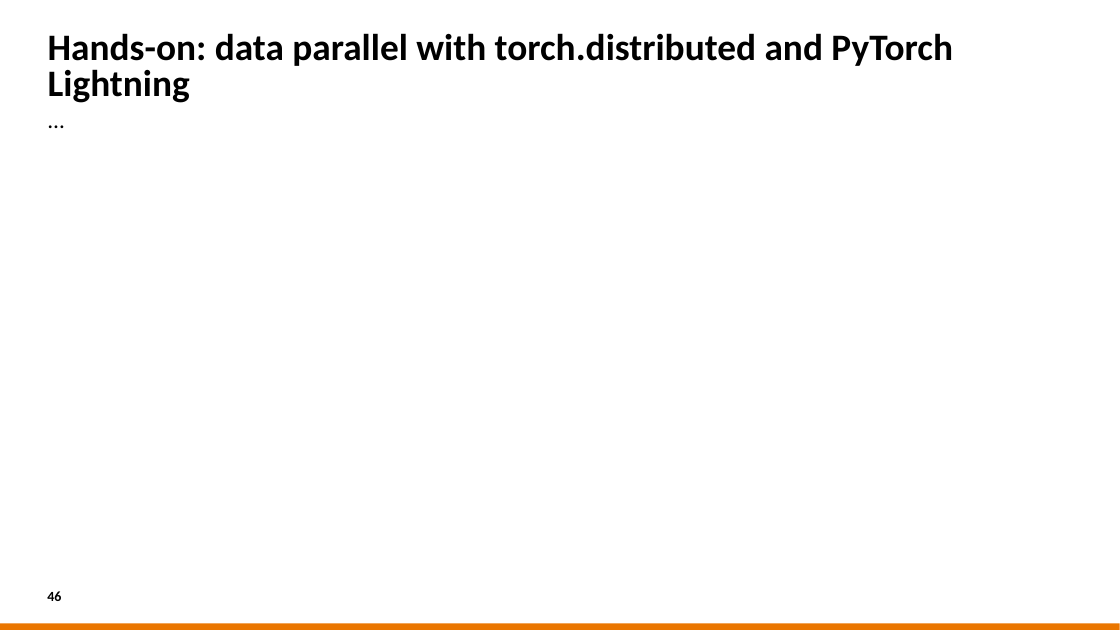
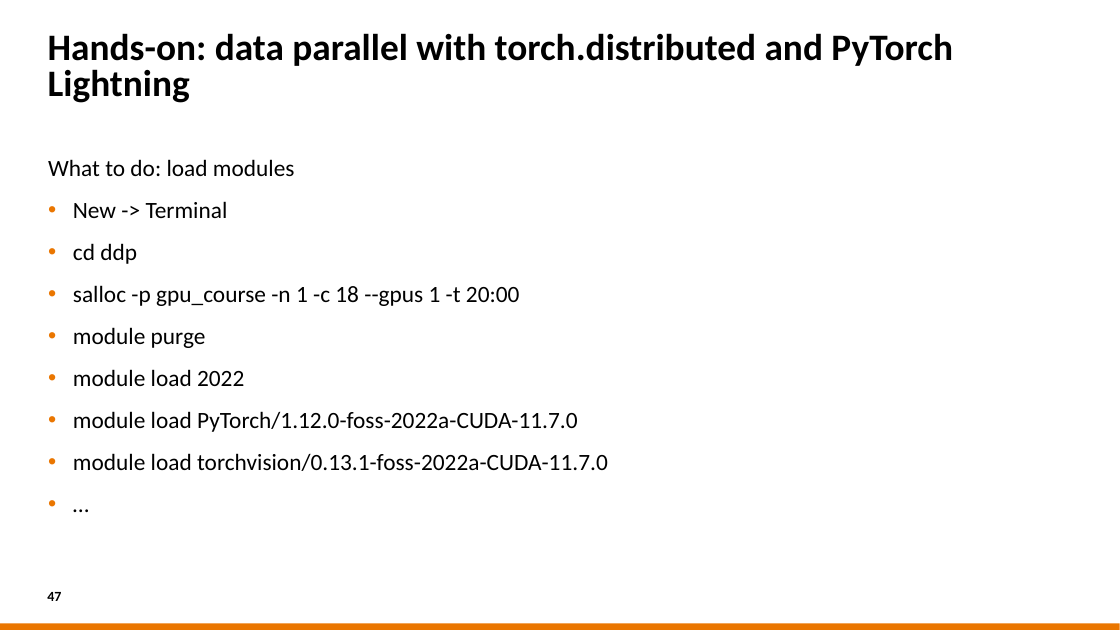
Before and after one commit to sara-nl/MLonHPC_May2023, a slide deck: slide 47 of Parallel_Computing_for_DL.pptx (slide 46 before the commit). Drawn at 1120x630 pixels with LibreOffice and Linux fonts; fonts in the diff are those of the drawing; background and template pictures are left out. Boxes give left, top, right and bottom in pixels: in the first picture for what was removed or moved away, otherwise in the second. Text is boxed around its words. In the diff, an @@ line names an element or a change of style, - is before the commit and + after.

Commit message:
add a few slides for hands-on

```diff
--- a/Parallel_Computing_for_DL.pptx
+++ b/Parallel_Computing_for_DL.pptx
@@ text at [48, 159, 608, 471]: paragraphs added @@
+What to do: load modules
+• New -> Terminal
+• cd ddp
+• salloc -p gpu_course -n 1 -c 18 --gpus 1 -t 20:00
+• module purge
+• module load 2022
+• module load PyTorch/1.12.0-foss-2022a-CUDA-11.7.0
+• module load torchvision/0.13.1-foss-2022a-CUDA-11.7.0
@@ text "What to do: load modules": place and size @@
-text "What to do: load modules" at [48, 105, 872, 538]
+text "What to do: load modules" at [48, 159, 608, 471]
@@ text "What to do: load modules" at [48, 159, 608, 471]: bullet none to • @@
@@ page number at [47, 592, 61, 601]: text changed @@
-46
+47
```
Also in this commit, not shown: 1 other slide changed, 5 slides added.
